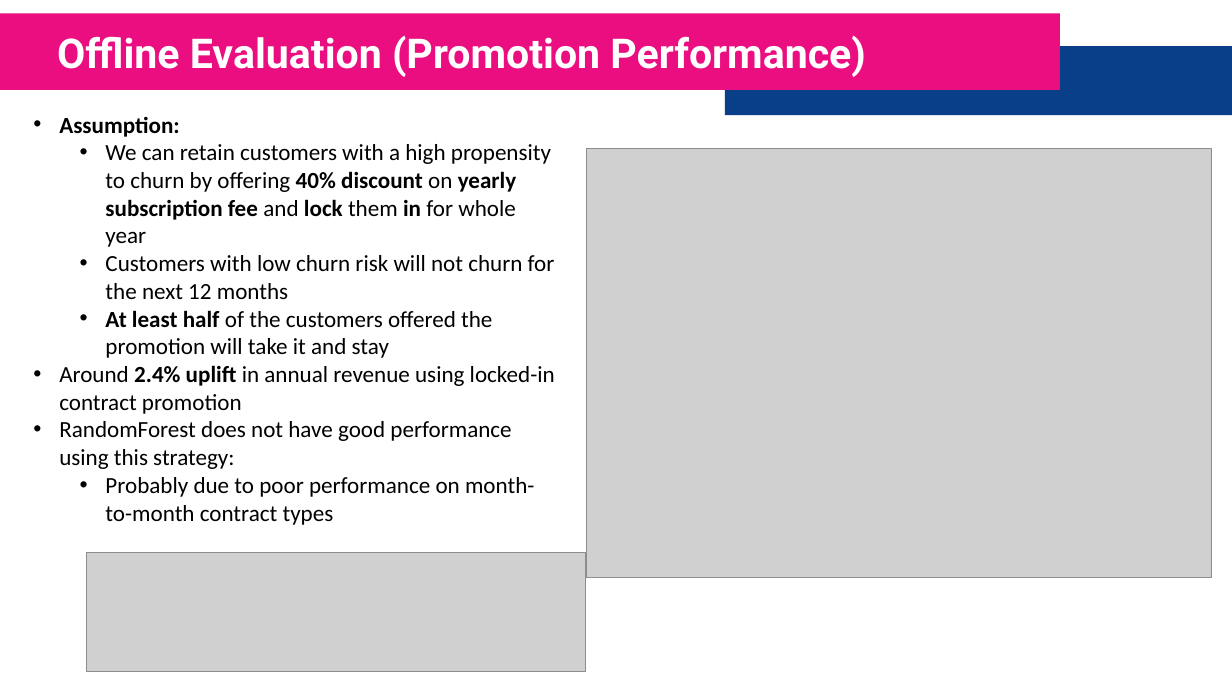
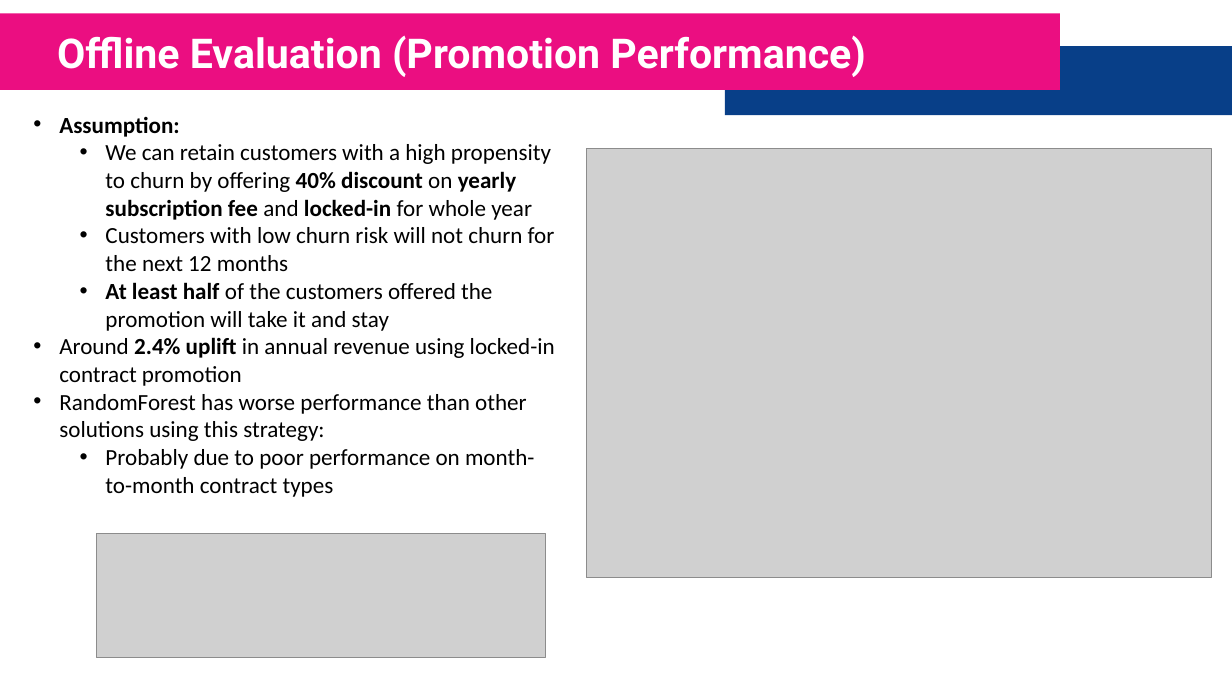
Before and after one commit to FarhadZafari/customer-churn-analysis, a slide deck: slide 12 of Presentation.pptx. Drawn at 1232x693 pixels with LibreOffice and Linux fonts; fonts in the diff are those of the drawing; grey boxes stand for pictures. Boxes give left, top, right and bottom in pixels: in the first picture for what was removed or moved away, otherwise in the second. Text is boxed around its words. In the diff, an @@ line names an element or a change of style, - is before the commit and + after.

```diff
--- a/Presentation.pptx
+++ b/Presentation.pptx
@@ text at (105,144,551,220): text changed @@
-  • We can retain customers with a high propensity to churn by offering 40% discount on yearly subscription fee and lock them in for whole year
+  • We can retain customers with a high propensity to churn by offering 40% discount on yearly subscription fee and locked-in for whole year
@@ text at (59,394,527,441): text changed @@
-• RandomForest does not have good performance using this strategy:
+• RandomForest has worse performance than other solutions using this strategy:
@@ picture: place and size @@
-picture at (87,553,586,672)
+picture at (96,533,545,658)
```
Also in this commit, not shown: 10 other slides changed, 1 other file.
